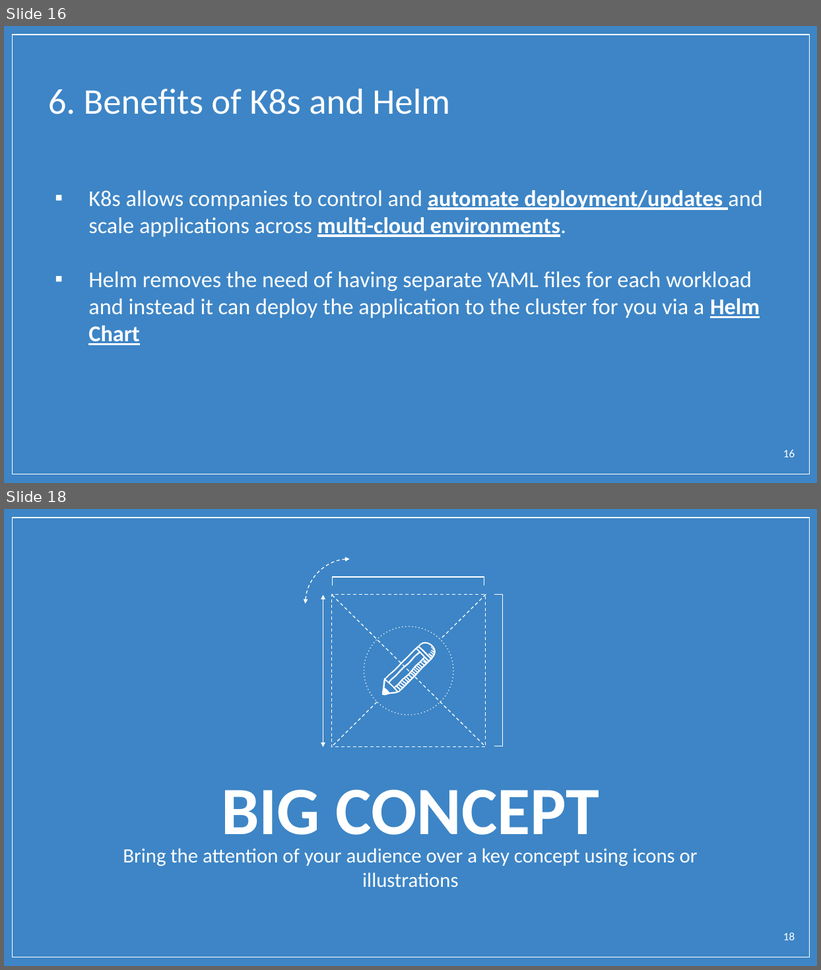
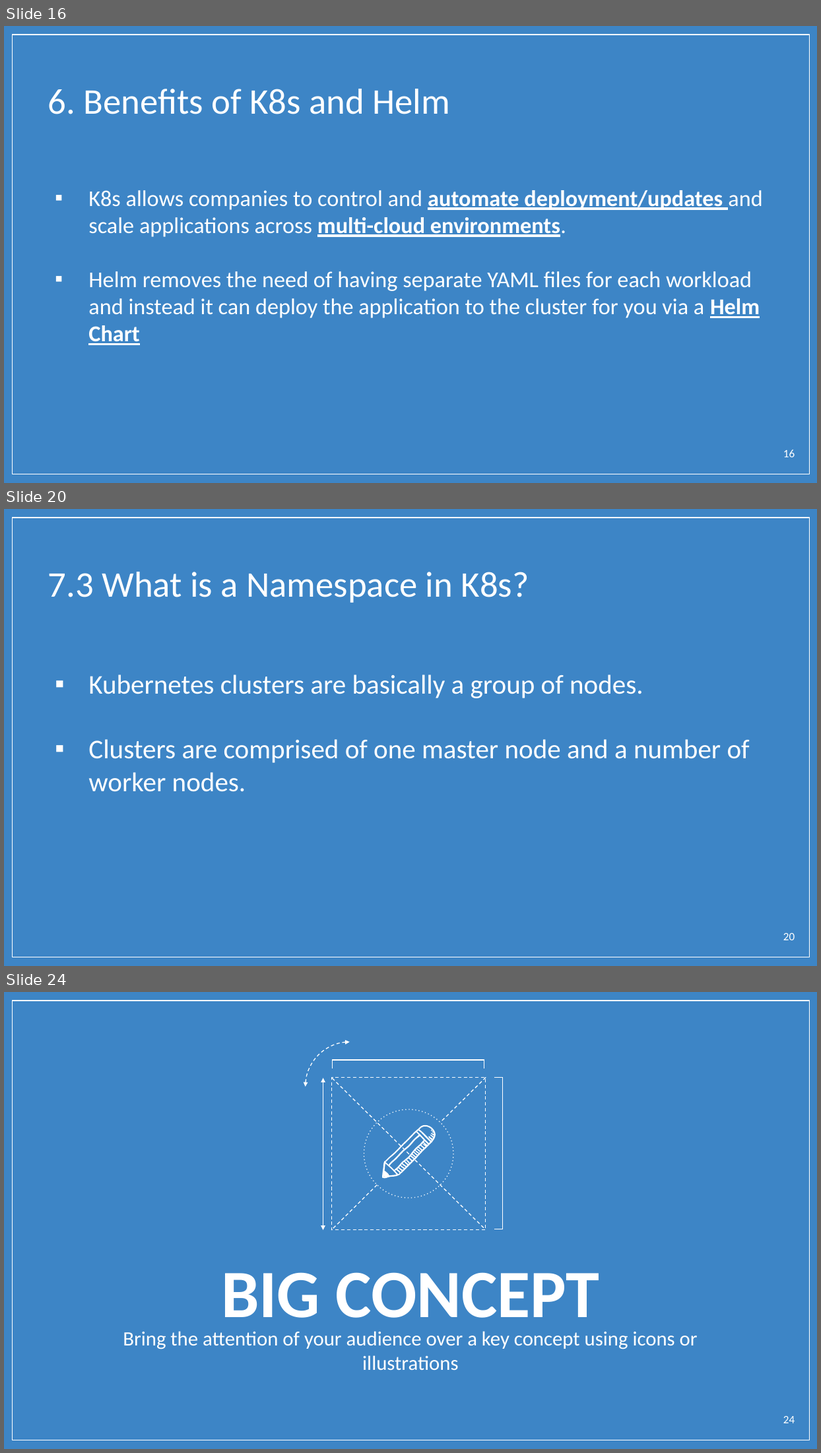
Before and after one commit to BrianChen0527/postgreSQL, a slide deck: ASUS_Docker_bootcamp/Docker Quiz.pptx. Shown one above the other, each under a label of ours: slides 16 and 18 before the commit, slides 16, 20 and 24 after it; the slides between them are not shown. The pictures are 821x970 and 821x1453 pixels, drawn with LibreOffice and Linux fonts; fonts in the diff are those of the drawing; background and template pictures are left out. Boxes give left, top, right and bottom in pixels: in the first picture for what was removed or moved away, otherwise in the second. Text is boxed around its words. In the diff, an @@ line names an element or a change of style, - is before the commit and + after.

```diff
--- a/ASUS_Docker_bootcamp/Docker Quiz.pptx
+++ b/ASUS_Docker_bootcamp/Docker Quiz.pptx
@@ slide 20 added at <box>4,509,817,966</box>, background picture (left out); not listed: 1 template element that a slide beside it also shows @@
@@ title added at <box>48,572,529,603</box>, 32 pt, text #FFFFFF @@
+7.3 What is a Namespace in K8s?
@@ text added at <box>88,675,750,792</box>, 24 pt, text #FFFFFF @@
+▪ Kubernetes clusters are basically a group of nodes.
+▪ Clusters are comprised of one master node and a number of worker nodes.
@@ page number added at <box>783,933,795,941</box>, 10 pt, text #FFFFFF @@
+20
@@ what was slide 18 is now slide 24 @@
@@ page number at <box>783,1416,795,1424</box>: text changed @@
-18
+24
```
Also in this commit, not shown: 7 slides changed, 5 other slides added.
